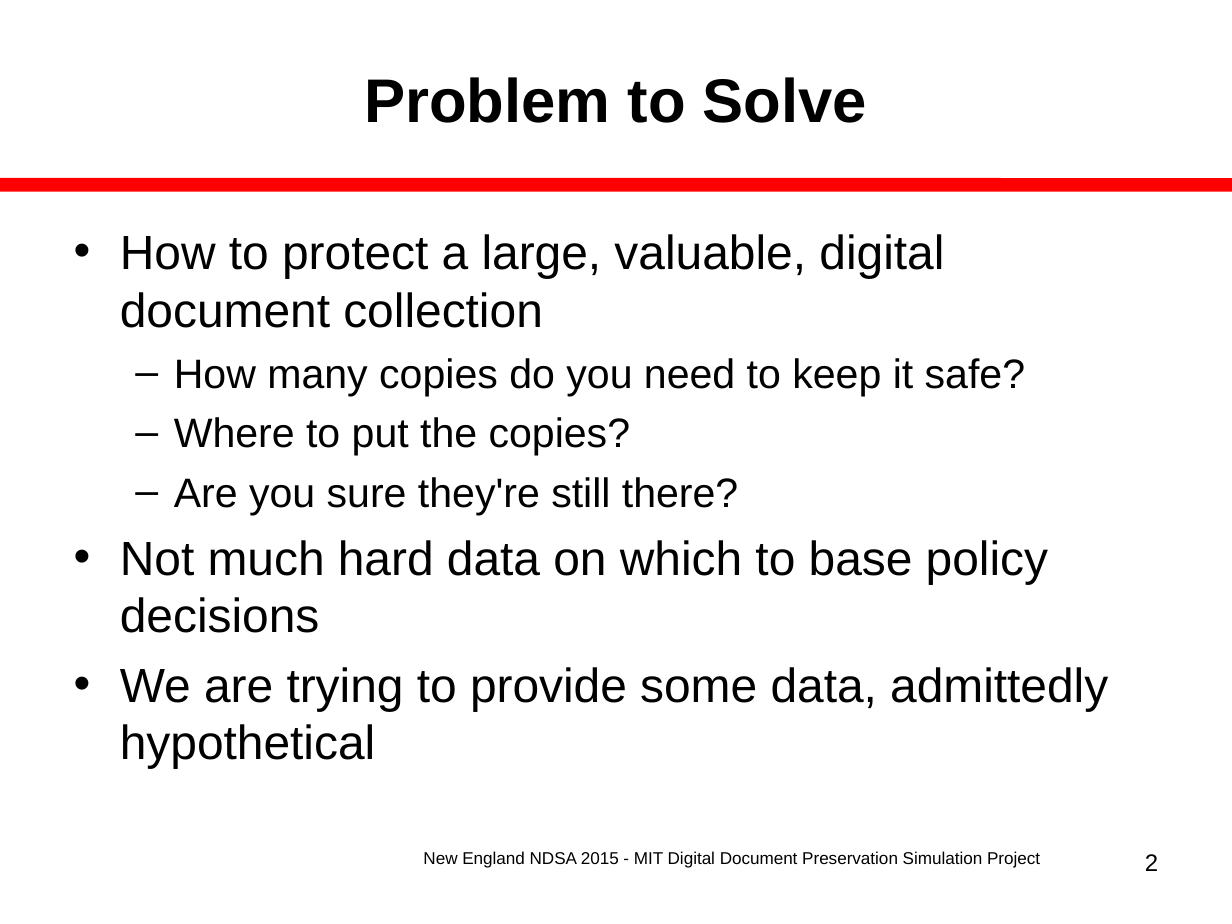
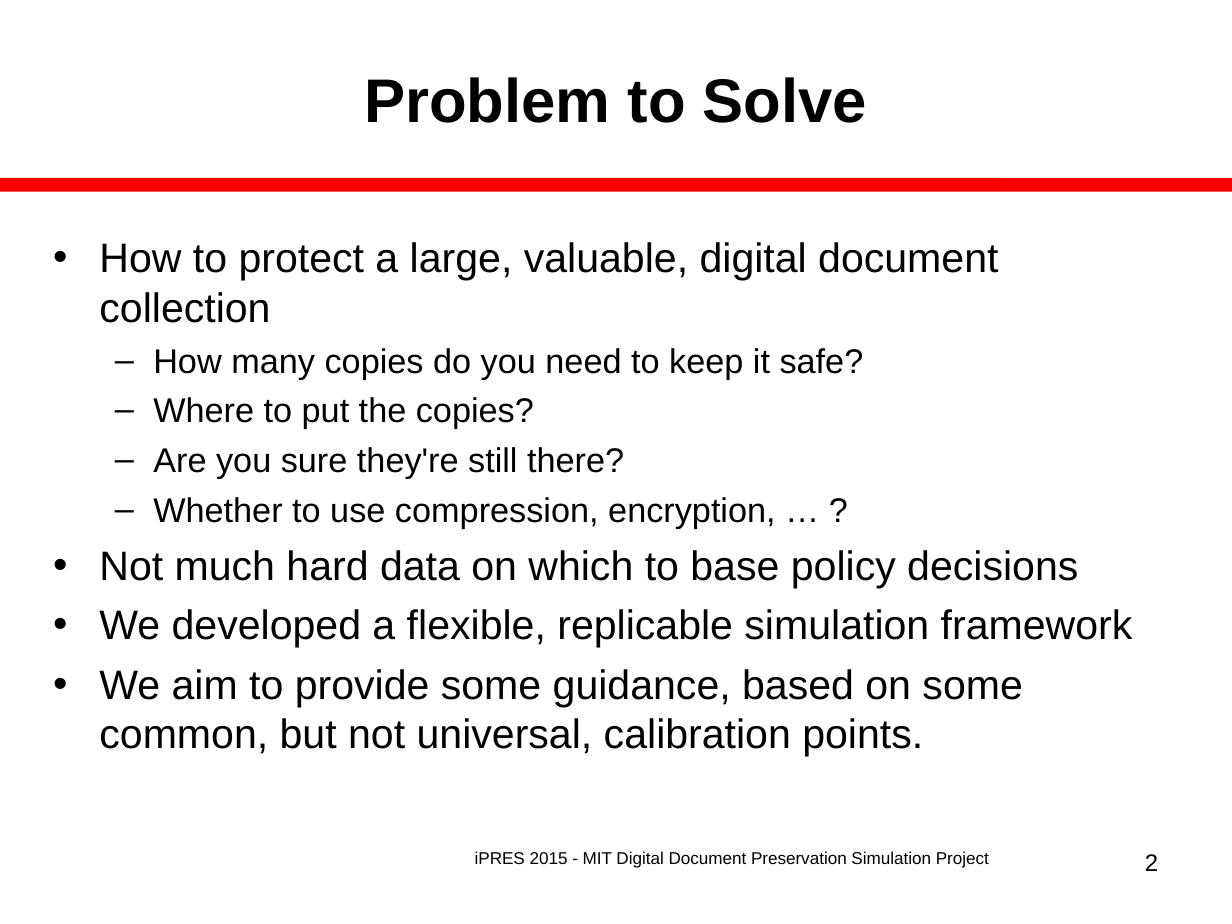
Before and after one commit to MIT-Informatics/PreservationSimulation, a slide deck: slide 2 of shelf/docs/Slides_iPres2015Nov.ppt. Drawn at 1232x924 pixels with LibreOffice and Linux fonts; fonts in the diff are those of the drawing. Boxes give left, top, right and bottom in pixels: in the first picture for what was removed or moved away, otherwise in the second. Text is boxed around its words. In the diff, an @@ line names an element or a change of style, - is before the commit and + after.

```diff
--- a/shelf/docs/Slides_iPres2015Nov.ppt
+++ b/shelf/docs/Slides_iPres2015Nov.ppt
@@ text "How to protect a large, ..." moved from (x1=120, y1=234, x2=1108, y2=768) to (x1=99, y1=242, x2=1133, y2=757) @@
@@ text at (x1=99, y1=242, x2=1078, y2=588): size 28 to 24 pt in "How to protect a large, valuable, digital ...", "Not much hard data on which to ..."; size 24 to 20 pt in "How many copies do you need to ...", "Where to put the copies?", "Are you sure they're still there?"; less space between paragraphs @@
@@ text at (x1=153, y1=497, x2=775, y2=528): paragraph added @@
+  – Whether to use compression, encryption, … ?
@@ text at (x1=99, y1=609, x2=1133, y2=757): text changed; size 28 to 24 pt @@
-• We are trying to provide some data, admittedly hypothetical
+• We developed a flexible, replicable simulation framework
+• We aim to provide some guidance, based on some common, but not universal, calibration points.
@@ text at (x1=475, y1=851, x2=989, y2=868): text changed @@
-New England NDSA 2015 - MIT Digital Document Preservation Simulation Project
+iPRES 2015 - MIT Digital Document Preservation Simulation Project
```
Also in this commit, not shown: 26 other slides changed, 7 slides added, 10 other files.
